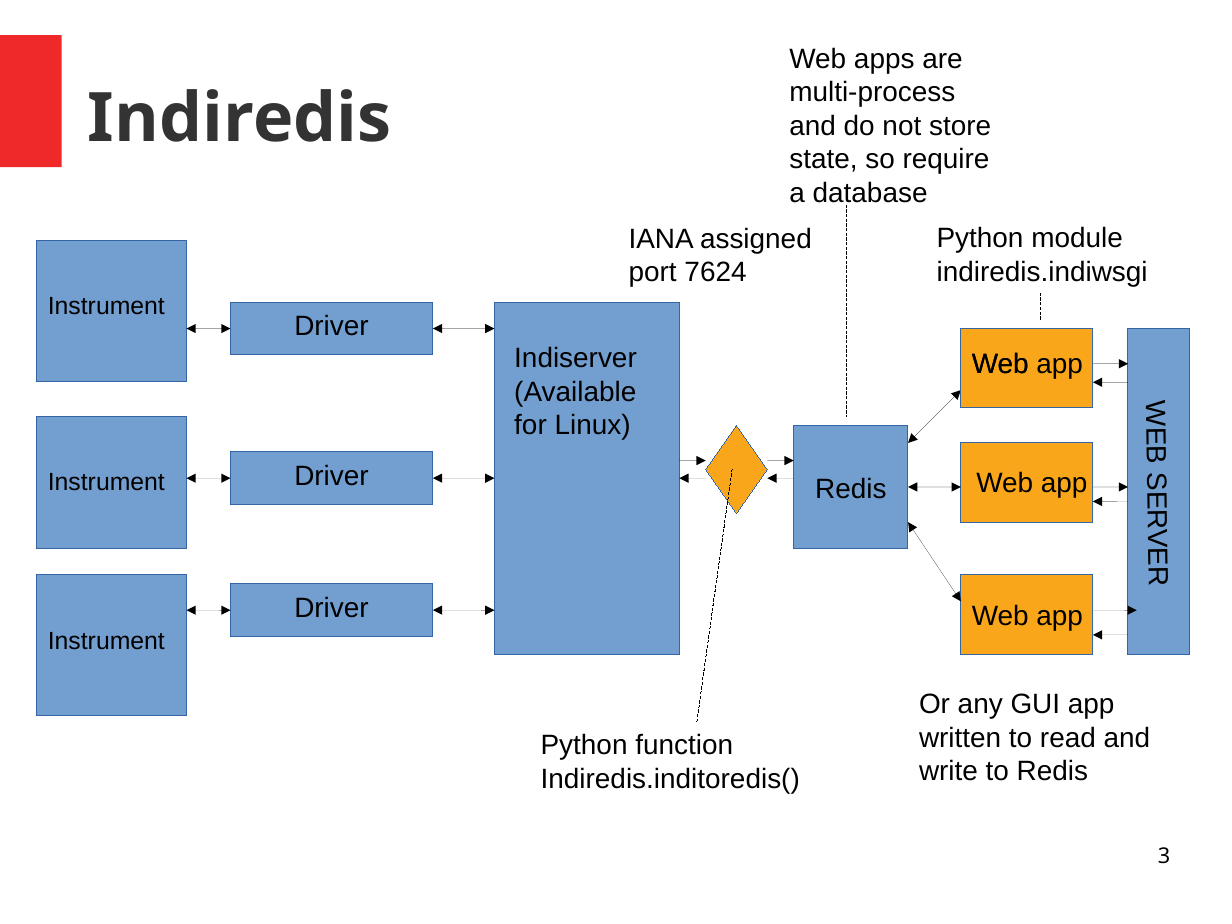
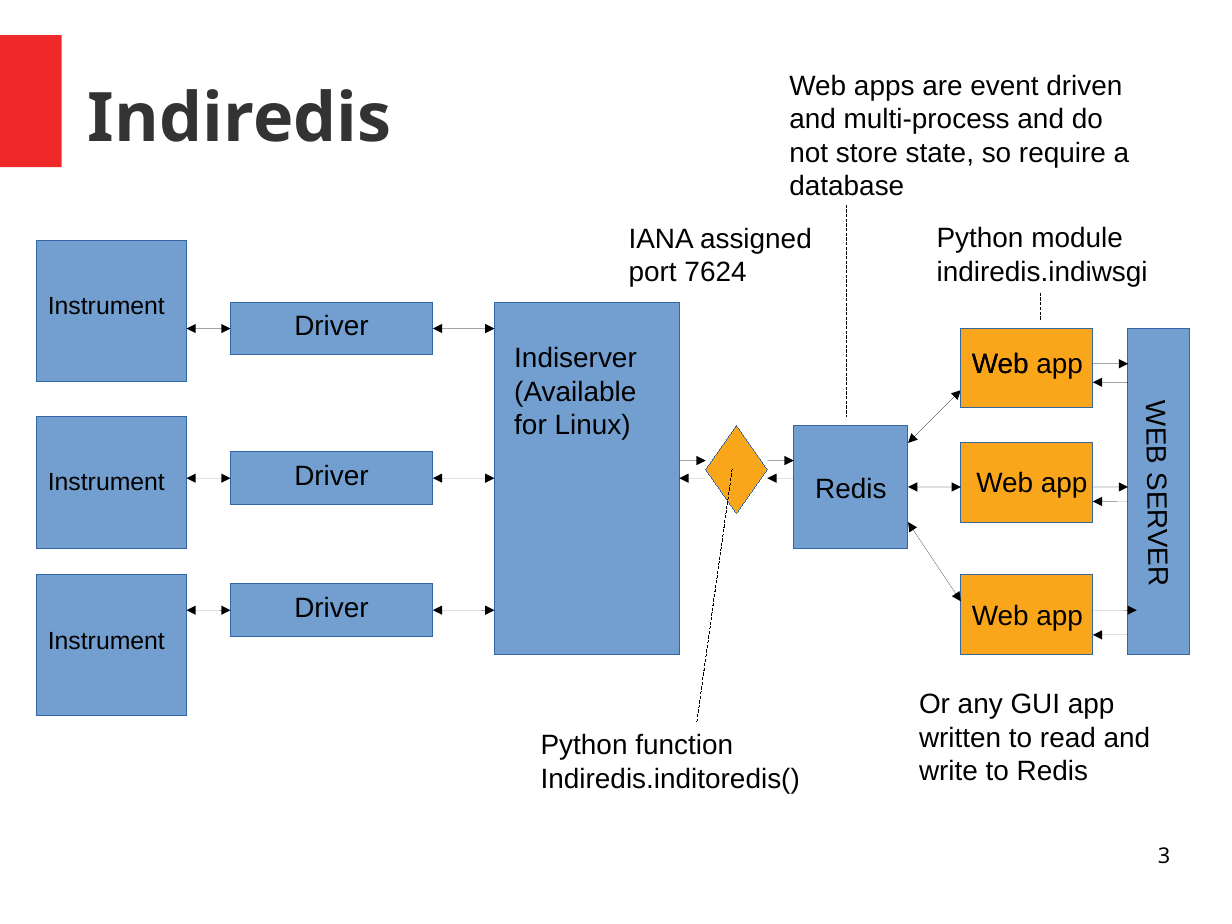
Before and after one commit to bernie-skipole/indi, a slide deck: slide 3 of indislides.odp. Drawn at 1232x924 pixels with LibreOffice and Linux fonts; fonts in the diff are those of the drawing. Boxes give left, top, right and bottom in pixels: in the first picture for what was removed or moved away, otherwise in the second. Text is boxed around its words. In the diff, an @@ line names an element or a change of style, - is before the commit and + after.

```diff
--- a/indislides.odp
+++ b/indislides.odp
@@ text at <box>789,74,1130,196</box>: text changed @@
-Web apps are multi-process and do not store state, so require a database
+Web apps are event driven and multi-process and do not store state, so require a database
```
Also in this commit, not shown: 2 other slides changed, 1 other file.
